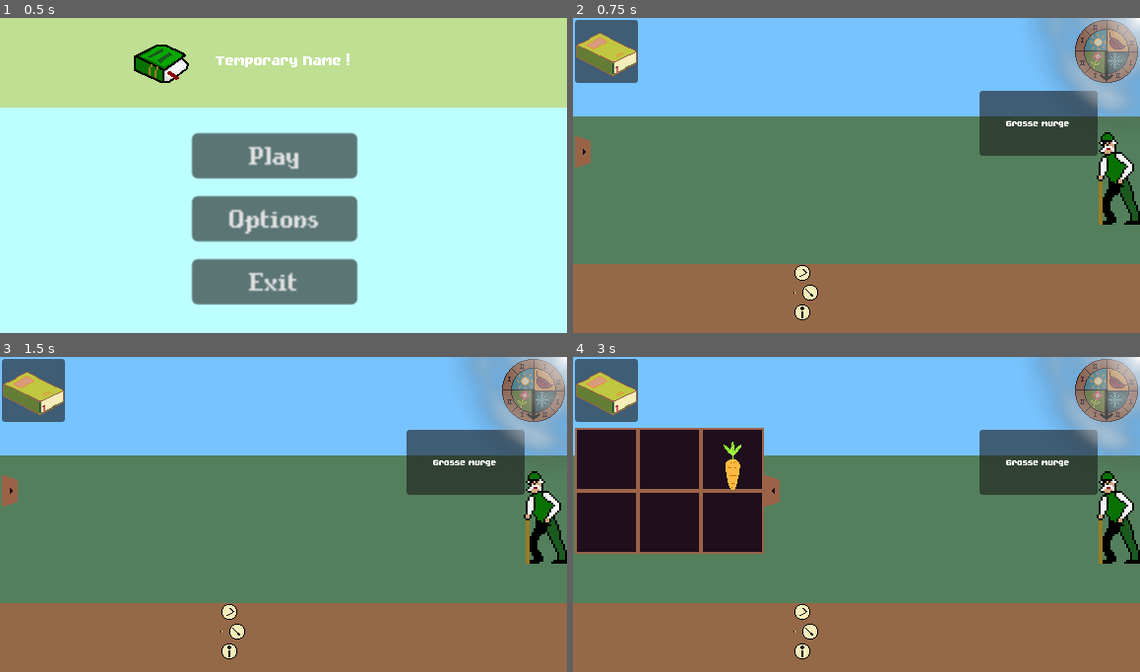
Above: before the commit, frames 1-4 (two rows, left to right).
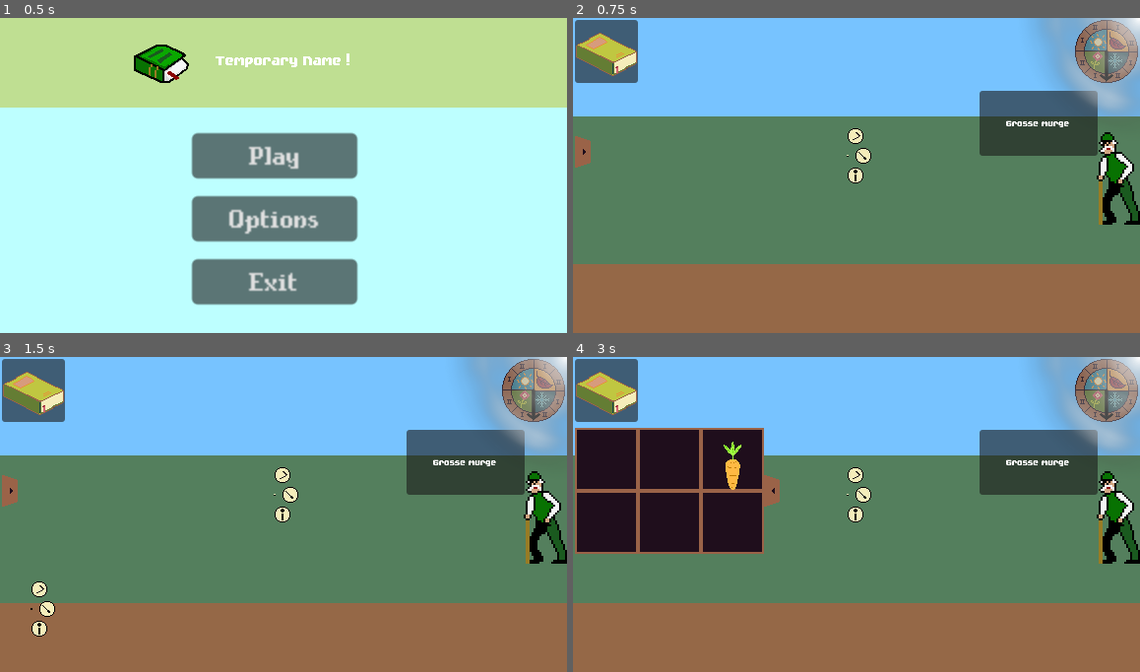
Above: after the commit, the same moments.

Repository: JustAlternate/Regenerative_Game_Jam
Game: Godot game, scene res://Scenes/menu.tscn
Same seed, same stepped clock (60 frames per second), same inputs: the game is played once before the commit and once after it. The engine's default icon, where the game draws it, is replaced by a stand-in: a white triangle on a blue panel in a dark square.
Inputs (mouse positions are in pixels of both pictures, inside the frame that each line leads up to):
- Up to frame 1 (0.5 s): no input
- Up to frame 2 (0.75 s): click "Play" at 0.5 s
- Up to frame 3 (1.5 s): click (34, 609) at 1.27 s
- Up to frame 4 (3 s): click "Play" at 2 s; click (590, 492) at 2.75 s

Frame 1 is identical in both runs. In frame 2, 0.7% of the frame differs, in the area x 38-53%, y 35-96%; in frame 3, 1.0%, in the area x 5-53%, y 35-96%; in frame 4, 0.7%.

Commit message:
ctx menu okkk

Diff:
--- a/Scenes/home.tscn
+++ b/Scenes/home.tscn
@@ -78,4 +78,12 @@
 [node name="conextual_menu" parent="Game" instance=ExtResource("8_0le58")]
 position = Vector2(225, 279)
 
+[connection signal="calling_contextual_menu" from="Game/plant_spot_container/plant_spot_1" to="Game" method="_on_plant_spot_calling_contextual_menu"]
+[connection signal="calling_contextual_menu" from="Game/plant_spot_container/plant_spot_2" to="Game" method="_on_plant_spot_calling_contextual_menu"]
+[connection signal="calling_contextual_menu" from="Game/plant_spot_container/plant_spot_3" to="Game" method="_on_plant_spot_calling_contextual_menu"]
+[connection signal="calling_contextual_menu" from="Game/plant_spot_container/plant_spot_4" to="Game" method="_on_plant_spot_calling_contextual_menu"]
+[connection signal="calling_contextual_menu" from="Game/plant_spot_container/plant_spot_5" to="Game" method="_on_plant_spot_calling_contextual_menu"]
+[connection signal="calling_contextual_menu" from="Game/plant_spot_container/plant_spot_6" to="Game" method="_on_plant_spot_calling_contextual_menu"]
+[connection signal="calling_contextual_menu" from="Game/plant_spot_container/plant_spot_7" to="Game" method="_on_plant_spot_calling_contextual_menu"]
+[connection signal="calling_contextual_menu" from="Game/plant_spot_container/plant_spot_8" to="Game" method="_on_plant_spot_calling_contextual_menu"]
 [connection signal="phase_changed" from="Game/Clock" to="Game" method="_on_clock_phase_changed"]
--- a/Scenes/plant_spot.tscn
+++ b/Scenes/plant_spot.tscn
@@ -31,7 +31,6 @@
 offset_bottom = 64.0
 grow_horizontal = 2
 grow_vertical = 2
-action_mode = 0
 ignore_texture_size = true
 
 [node name="shovel" type="AnimatedSprite2D" parent="."]
--- a/Scripts/Game.gd
+++ b/Scripts/Game.gd
@@ -11,6 +11,7 @@
 # Called every frame. 'delta' is the elapsed time since the previous frame.
 func _process(delta):
 	if Input.is_action_just_pressed("left_click") and len(tab_context_menu) >= 1:
+		print("hop")
 		var context_menu_to_delet_name = tab_context_menu.pop_front()
 		get_node(context_menu_to_delet_name).free()
 
@@ -29,8 +30,9 @@
 
 
 func _on_plant_spot_calling_contextual_menu():
+	print("had")
 	var context_menu_scene = load("res://Scenes/contextual_menu.tscn")
-	var context_menu_instance = context_menu_scene.instanciate()
+	var context_menu_instance = context_menu_scene.instantiate()
 	context_menu_instance.name = "context_menu_" + str(id_new_context_menu)
 	tab_context_menu.append("context_menu_" + str(id_new_context_menu))
 	add_child(context_menu_instance)
--- a/Scripts/contextual_menu.gd
+++ b/Scripts/contextual_menu.gd
@@ -9,7 +9,7 @@
 
 # Called when the node enters the scene tree for the first time.
 func _ready():
-	pass
+	open_menu()
 
 # Called every frame. 'delta' is the elapsed time since the previous frame.
 func _process(delta):
--- a/Scripts/plant_spot.gd
+++ b/Scripts/plant_spot.gd
@@ -19,10 +19,13 @@
 		$shovel.visible = false
 
 func _on_button_pressed():
+	print("clic")
 	if GlobalVariables.action_picked == "seed":
 		if $plant.plant_type == "None":
 			$plant.add_plant(GlobalVariables.seed_picked)
 		else:
 			calling_contextual_menu.emit()
+			print("caling")
 	else:
 		calling_contextual_menu.emit()
+		print("caling2")
Not shown: 1 places in Scenes/contextual_menu.tscn that only renumber resources
Not shown: 1 places in Scenes/plant_spot.tscn that only renumber resources
